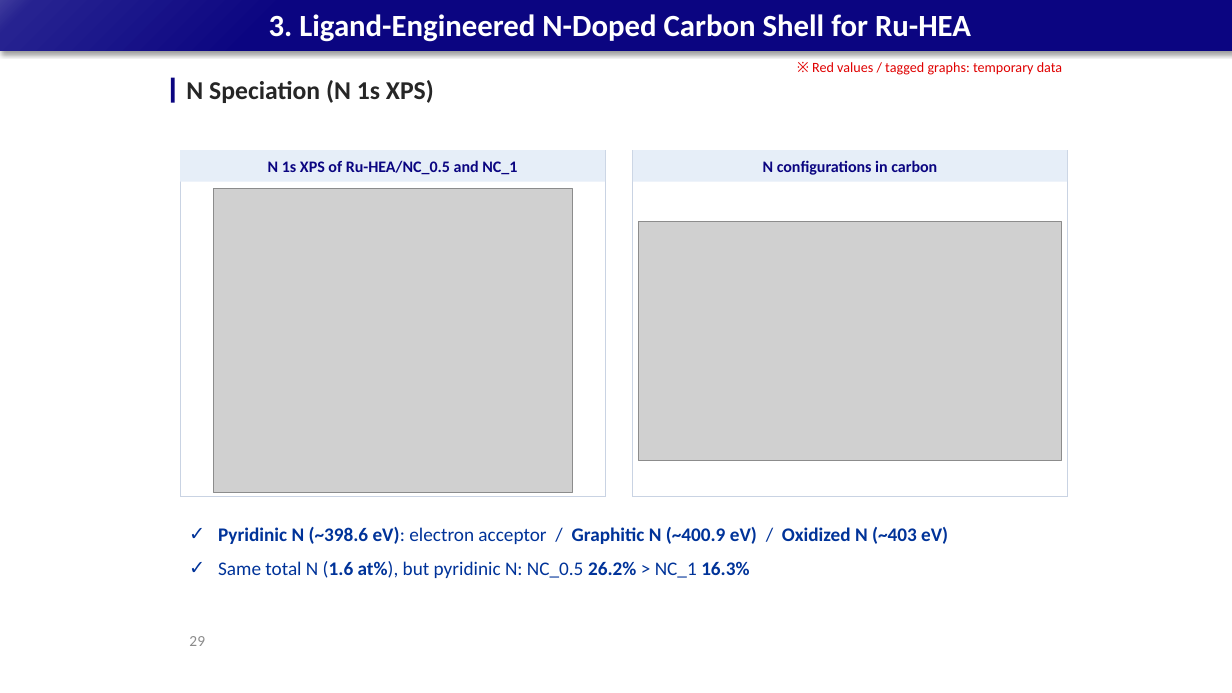
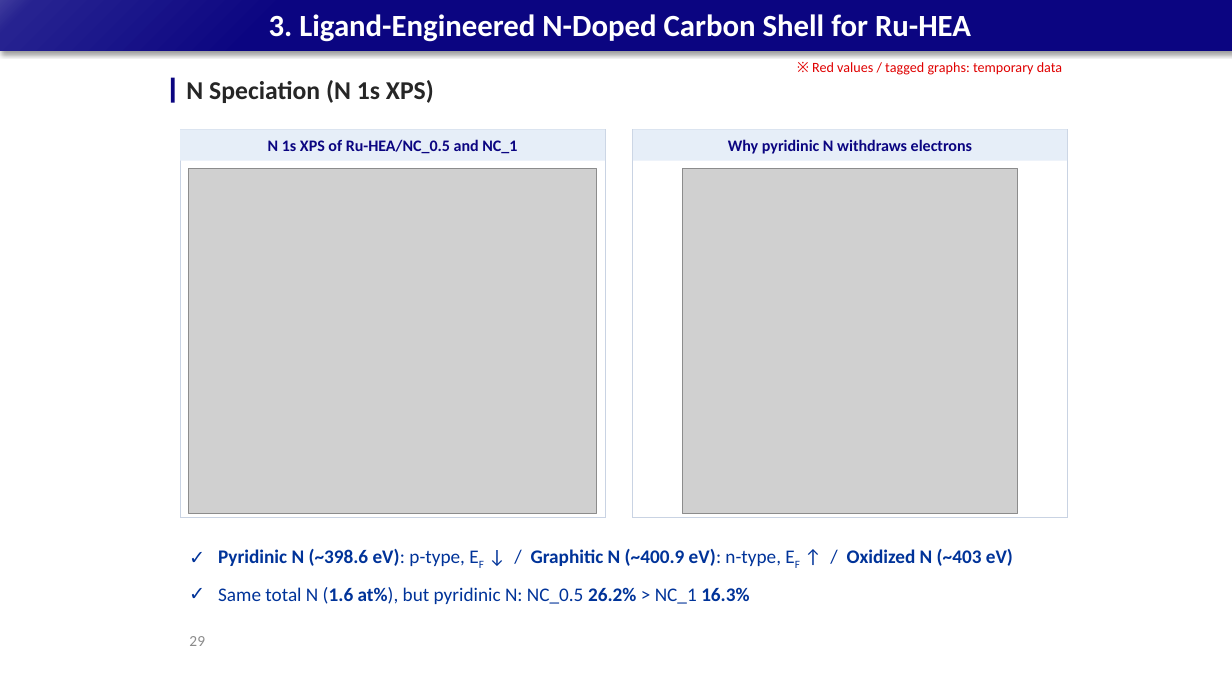
Before and after one commit to limsj0204/letter, a slide deck: slide 29 of 학위논문_디펜스_발표자료.pptx. Drawn at 1232x693 pixels with LibreOffice and Linux fonts; fonts in the diff are those of the drawing; grey boxes stand for pictures. Boxes give left, top, right and bottom in pixels: in the first picture for what was removed or moved away, otherwise in the second. Text is boxed around its words. In the diff, an @@ line names an element or a change of style, - is before the commit and + after.

```diff
--- a/학위논문_디펜스_발표자료.pptx
+++ b/학위논문_디펜스_발표자료.pptx
@@ rectangle "N 1s XPS of Ru-HEA/NC_0.5 ...": place and size @@
-rectangle "N 1s XPS of Ru-HEA/NC_0.5 ..." at bbox=[180, 150, 605, 181]
+rectangle "N 1s XPS of Ru-HEA/NC_0.5 ..." at bbox=[180, 129, 605, 161]
@@ rectangle: place and size @@
-rectangle at bbox=[180, 150, 605, 496]
+rectangle at bbox=[180, 129, 605, 518]
@@ rectangle "Why pyridinic N withdraws electrons": place and size @@
-rectangle "Why pyridinic N withdraws electrons" at bbox=[633, 150, 1067, 181]
+rectangle "Why pyridinic N withdraws electrons" at bbox=[633, 129, 1067, 161]
@@ rectangle: place and size @@
-rectangle at bbox=[633, 150, 1067, 496]
+rectangle at bbox=[633, 129, 1067, 518]
@@ text in rectangle at bbox=[728, 139, 972, 154]: text changed @@
-N configurations in carbon
+Why pyridinic N withdraws electrons
@@ picture: place and size @@
-picture at bbox=[213, 189, 572, 493]
+picture at bbox=[189, 168, 596, 514]
@@ picture: place and size @@
-picture at bbox=[639, 222, 1062, 460]
+picture at bbox=[682, 168, 1018, 514]
@@ text "Pyridinic N (~398.6 eV): p-type, ...": place and size @@
-text "Pyridinic N (~398.6 eV): p-type, ..." at bbox=[218, 527, 948, 578]
+text "Pyridinic N (~398.6 eV): p-type, ..." at bbox=[218, 549, 1013, 604]
@@ text at bbox=[218, 549, 1013, 566]: text changed @@
-✓ Pyridinic N (~398.6 eV): electron acceptor / Graphitic N (~400.9 eV) / Oxidized N (~403 eV)
+✓ Pyridinic N (~398.6 eV): p-type, EF ↓ / Graphitic N (~400.9 eV): n-type, EF ↑ / Oxidized N (~403 eV)
```
Also in this commit, not shown: 1 other slide changed, 7 other files.
